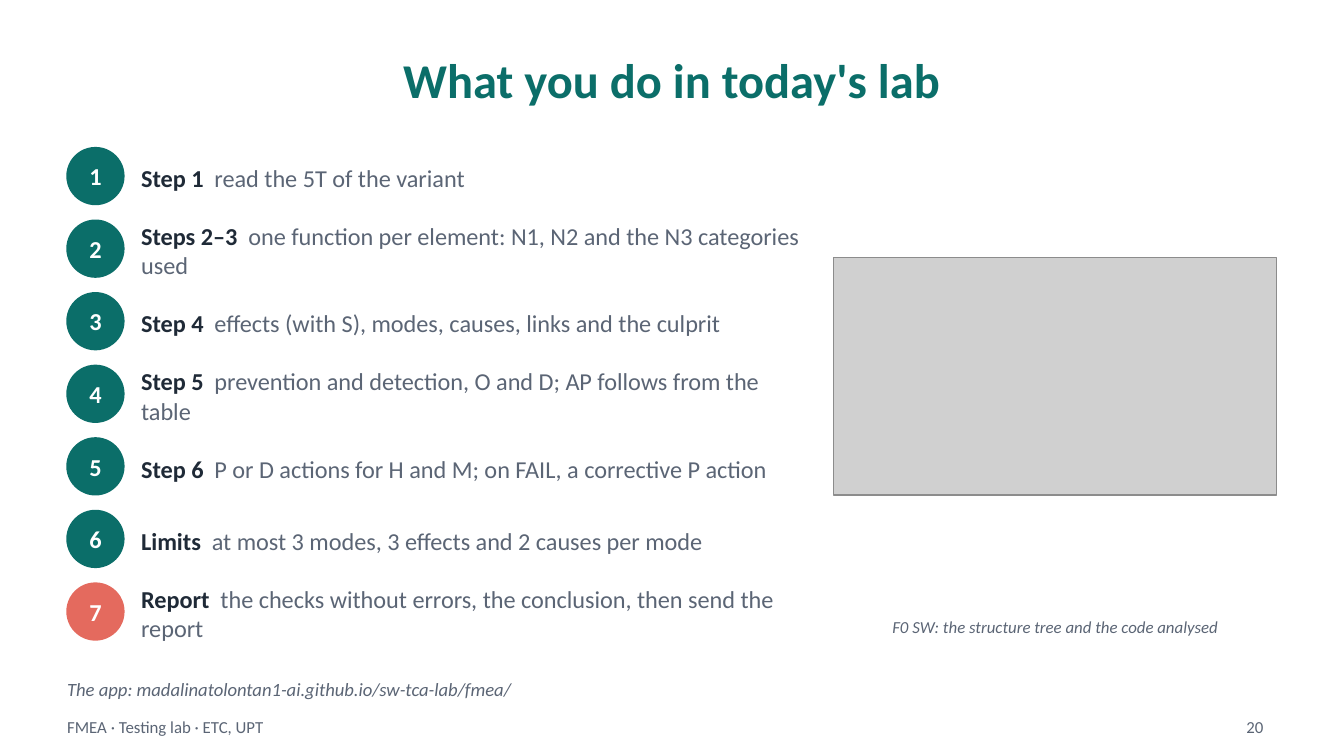
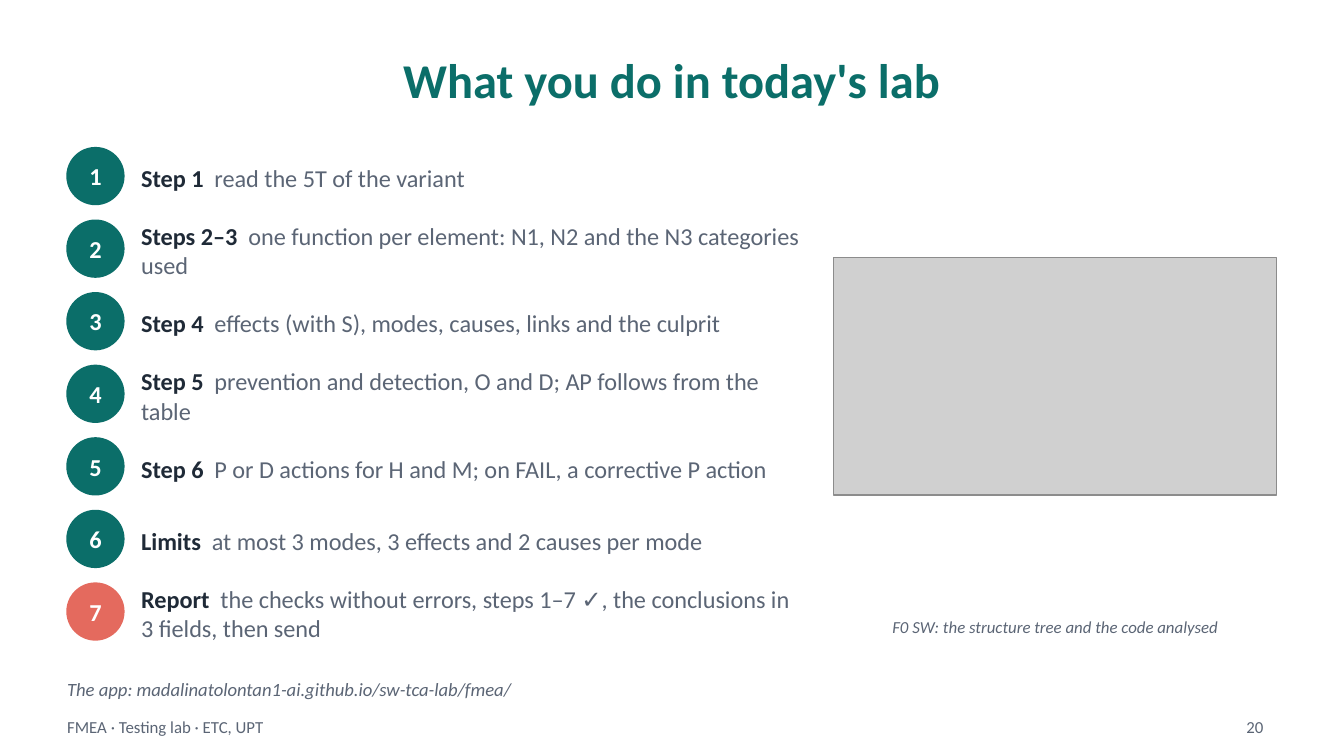
Before and after one commit to madalinatolontan1-ai/sw-tca-lab, a slide deck: slide 20 of materials/fmea_deck_src/FMEA_lecture_EN_draft.pptx. Drawn at 1344x756 pixels with LibreOffice and Linux fonts; fonts in the diff are those of the drawing; grey boxes stand for pictures. Boxes give left, top, right and bottom in pixels: in the first picture for what was removed or moved away, otherwise in the second. Text is boxed around its words. In the diff, an @@ line names an element or a change of style, - is before the commit and + after.

```diff
--- a/materials/fmea_deck_src/FMEA_lecture_EN_draft.pptx
+++ b/materials/fmea_deck_src/FMEA_lecture_EN_draft.pptx
@@ text at box(141, 591, 789, 640): text changed @@
-Report the checks without errors, the conclusion, then send the report
+Report the checks without errors, steps 1–7 ✓, the conclusions in 3 fields, then send
```
Also in this commit, not shown: 11 other files.
